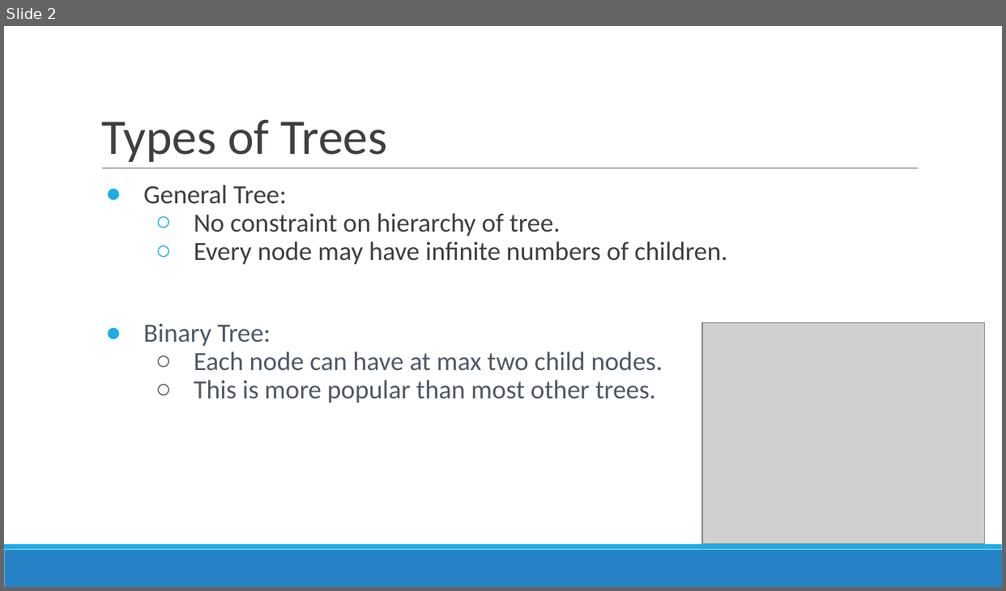
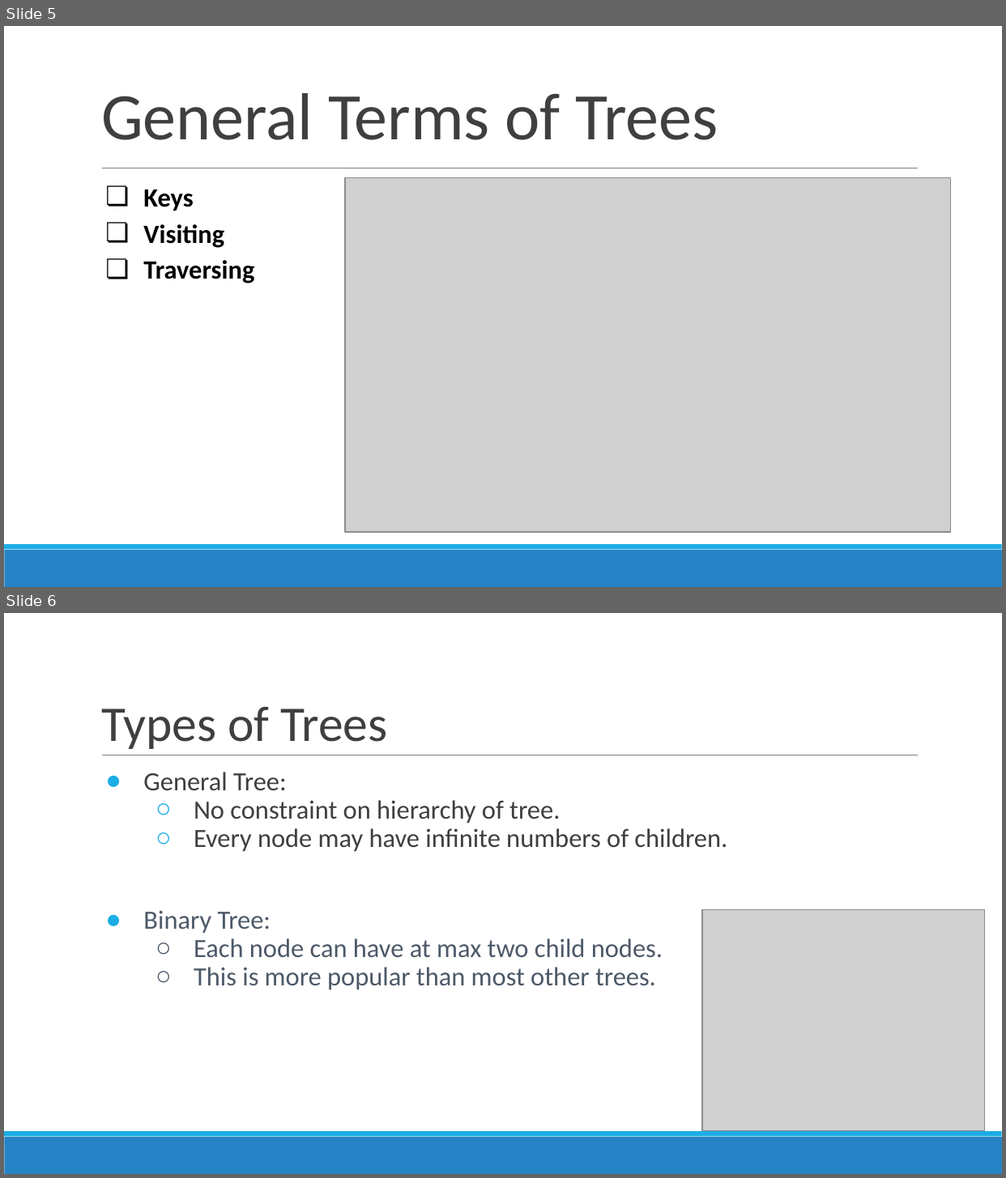
Before and after one commit to poojasabnani/DSA-for-Interviews-GirlScript-EOP, a slide deck: Day 4/Trees.pptx. Shown one above the other, each under a label of ours: slide 2 before the commit, slides 5 and 6 after it. The pictures are 1006x591 and 1006x1178 pixels, drawn with LibreOffice and Linux fonts; fonts in the diff are those of the drawing; grey boxes stand for pictures. Boxes give left, top, right and bottom in pixels: in the first picture for what was removed or moved away, otherwise in the second. Text is boxed around its words. In the diff, an @@ line names an element or a change of style, - is before the commit and + after.

```diff
--- a/Day 4/Trees.pptx
+++ b/Day 4/Trees.pptx
@@ slide 5 added at bbox=[4, 26, 1002, 587], background #FFFFFF; not listed: 3 template elements that a slide beside it also shows @@
@@ title added at bbox=[101, 93, 718, 140], 48 pt, text #3F3F3F @@
+General Terms of Trees
@@ text added at bbox=[143, 190, 254, 284], 19 pt, text #000000, bold @@
+❏ Keys
+❏ Visiting
+❏ Traversing
@@ picture added at bbox=[345, 177, 951, 532] @@
@@ what was slide 2 is now slide 6 @@
```
Also in this commit, not shown: 4 other slides added, 1 slide removed, 4 other files.
